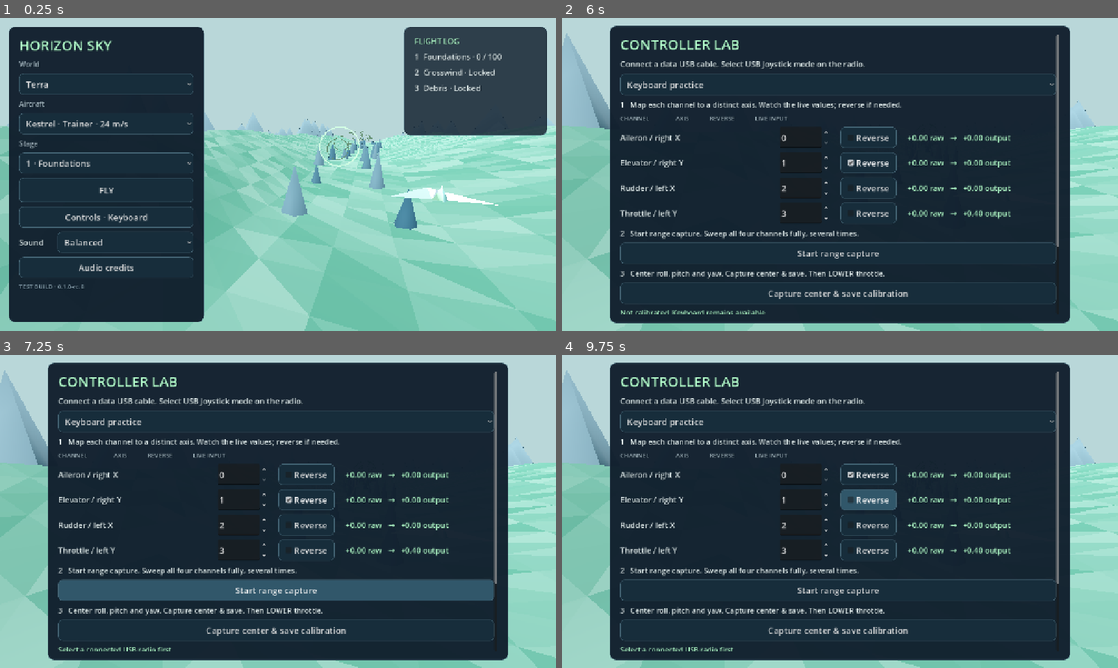
Above: before the commit, frames 1-4 (two rows, left to right).
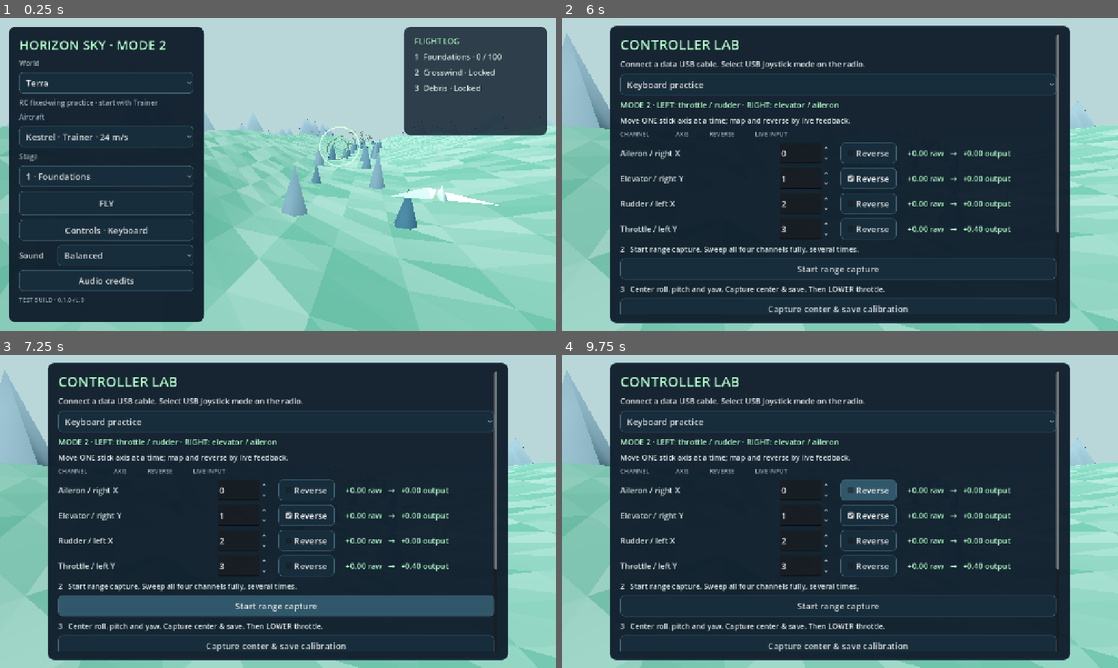
Above: after the commit, the same moments.

Repository: Denberg28/Horizon-Sky
Game: Godot game, scene res://main.tscn
The game is run twice, just before and just after one commit, with the same random seed, the same clock (stepped at 60 frames per second) and the same inputs.
Inputs (mouse positions are in pixels of both pictures, inside the frame that each line leads up to):
- Up to frame 1 (0.25 s): no input
- Up to frame 2 (6 s): click "FLY" at 0.5 s; tap Enter at 1.25 s; move the mouse to (812, 237) at 1.27 s; hold W 1.28-2 s; hold E 1.28-2 s; click (812, 237) at 1.42 s; drag from (1006, 221) to (812, 237) at 2.02 s; move the mouse to (673, 127) at 2.77 s; hold A 2.78-3.5 s; hold Q 2.78-3.5 s; tap E at 3.05, 4.55 s; drag from (867, 174) to (673, 127) at 3.52 s; move the mouse to (756, 96) at 4.27 s; hold S 4.28-5 s; hold Z 4.28-5 s; tap Escape at 4.9 s; click "Hangar" at 5 s; click "Controls · Keyboard" at 5.75 s
- Up to frame 3 (7.25 s): click "Start range capture" at 6.5 s
- Up to frame 4 (9.75 s): click "Start range capture" at 7.25 s; click "Keyboard practice" at 8 s; click "Reverse" at 8.75 s; click "Reverse" at 9.5 s

The runs differ from the first frame. In frame 1, 4.3% of the frame differs, in the area x 3-35%, y 7-91%; in frame 2, 8.4%; in frame 3, 15%, in the area x 10-90%, y 26-95%; in frame 4, 8.7%.

Commit message:
Use Mode 2 setup guidance and verify silent passes / WAV playback

Diff:
--- a/scripts/main.gd
+++ b/scripts/main.gd
@@ -7,7 +7,7 @@
 const TouchControls = preload("res://scripts/touch_controls.gd")
 const FlightAudio = preload("res://scripts/flight_audio.gd")
 const FlightEffects = preload("res://scripts/flight_effects.gd")
-const VERSION = "0.1.0-rc.8"
+const VERSION = "0.1.0-rc.9"
 const INK = Color("101e2c")
 const MINT = Color("b4ffcc")
 var flight = FlightModel.new()
@@ -384,7 +384,7 @@
 	touch_controls.safe_bounds = safe
 	var width = minf(450, safe.size.x)
 	var col = panel(overlay, Rect2(safe.position, Vector2(width, safe.size.y)), 0.96, true)
-	text(col, "HORIZON SKY", 32, MINT)
+	text(col, "HORIZON SKY · MODE 2", 30, MINT)
 	text(col, "World", 16, Color("a9bbc4"))
 	var world_names = []
 	for world in Course.PLANETS:
@@ -394,6 +394,7 @@
 		planet = i
 		stage = 0
 		call_deferred("show_menu"))
+	text(col, "RC fixed-wing practice · start with Trainer", 16, Color("a9bbc4"))
 	text(col, "Aircraft", 16, Color("a9bbc4"))
 	var craft_names = []
 	for v in FlightModel.VEHICLES:
@@ -447,10 +448,9 @@
 	text(col, "AUDIO CREDITS", 28, MINT)
 	text(col, "Sci-fi Sounds · Kenney", 24)
 	text(col, "CC0 1.0 · kenney.nl/assets/sci-fi-sounds\ncreativecommons.org/publicdomain/zero/1.0/", 18)
-	text(col, "Outer Space Music Pack · Leonardo Paz", 24)
-	text(col, "Lift Off A · Racing Through Asteroids · Battle in Outer Space", 18)
-	text(col, "CC BY 4.0 · creativecommons.org/licenses/by/4.0/\nopengameart.org/content/outer-space-music-pack", 18)
-	text(col, "Original audio files unchanged; runtime mixing, pitch and looping. No artist endorsement implied.", 16)
+	text(col, "Horizon Sky Focus Suite · original ambient WAV music", 21)
+	text(col, "Three evolving low-register 24-second pieces; no repetitive gate chirps.", 17)
+	text(col, "Legacy Leonardo Paz tracks retained in source under CC BY 4.0; no longer in active playback.", 16)
 	button(col, "Hangar", show_menu)
 
 func authority_name() -> String:
@@ -495,7 +495,8 @@
 				radio.mapping = saved.duplicate(true)
 				radio.calibrated = true
 		show_calibration())
-	text(col, "1   Map each channel to a distinct axis. Watch the live values; reverse if needed.", 17)
+	text(col, "MODE 2 · LEFT: throttle / rudder · RIGHT: elevator / aileron", 18, MINT)
+	text(col, "Move ONE stick axis at a time; map and reverse by live feedback.", 17)
 	text(col, "CHANNEL                 AXIS             REVERSE             LIVE INPUT", 14, Color("a9bbc4"))
 	for i in range(4):
 		var row = HBoxContainer.new()
@@ -533,7 +534,7 @@
 	text(col, "3   Center roll, pitch and yaw. Capture center & save. Then LOWER throttle.", 17)
 	button(col, "Capture center & save calibration", save_calibration)
 	config_status = text(col, "Calibrated. Confirm directions before flight." if radio.calibrated else "Not calibrated. Keyboard remains available.", 16, MINT)
-	text(col, "Positive: roll → bank right; pitch → climb; yaw → turn right; throttle → faster.\nChannels must span both sides of center. Never calibrate with trim offsets.\nDevice loss or focus loss pauses flight; reconnect always requires explicit resume.", 16, Color("a9bbc4"))
+	text(col, "Right stick right banks right; right stick DOWN raises nose.\nLeft stick right is right rudder; left stick UP raises throttle.\nUSB axis indexes vary by radio; verify each normalized output before flight.\nNo trim offsets. Device/focus loss pauses; reconnect requires explicit resume.", 16, Color("a9bbc4"))
 	button(col, "Refresh device list", show_calibration)
 	button(col, "Back to hangar", show_menu)
 
@@ -546,8 +547,8 @@
 	var width = minf(760.0, view.x - 36.0)
 	var col = panel(overlay, Rect2((view.x - width) * 0.5, 18, width, view.y - 36), 0.96, true)
 	text(col, "TOUCH FLIGHT CONTROLS", 30, MINT)
-	text(col, "Left: power ↑↓ · rudder ←→", 24)
-	text(col, "Right: elevator ↑↓ · aileron ←→", 24)
+	text(col, "LEFT: throttle ↑↓ · rudder ←→", 22)
+	text(col, "RIGHT: elevator ↑↓ · aileron ←→", 22)
 	text(col, "Pull down to raise the nose. Power holds on release.", 20)
 	button(col, "Back to hangar", show_menu)
 
@@ -702,7 +703,8 @@
 		else:
 			streak = 0
 		course.mark_gate(next_gate, success)
-		audio.play_cue("pass" if success else "miss")
+		if not success:
+			audio.play_cue("miss")
 		next_gate += 1
 		message = ("CENTERED" if distance < radius * 0.35 else "PASS") + "  /  STREAK %d" % streak if success else "MISSED"
 		message_time = 2.0
